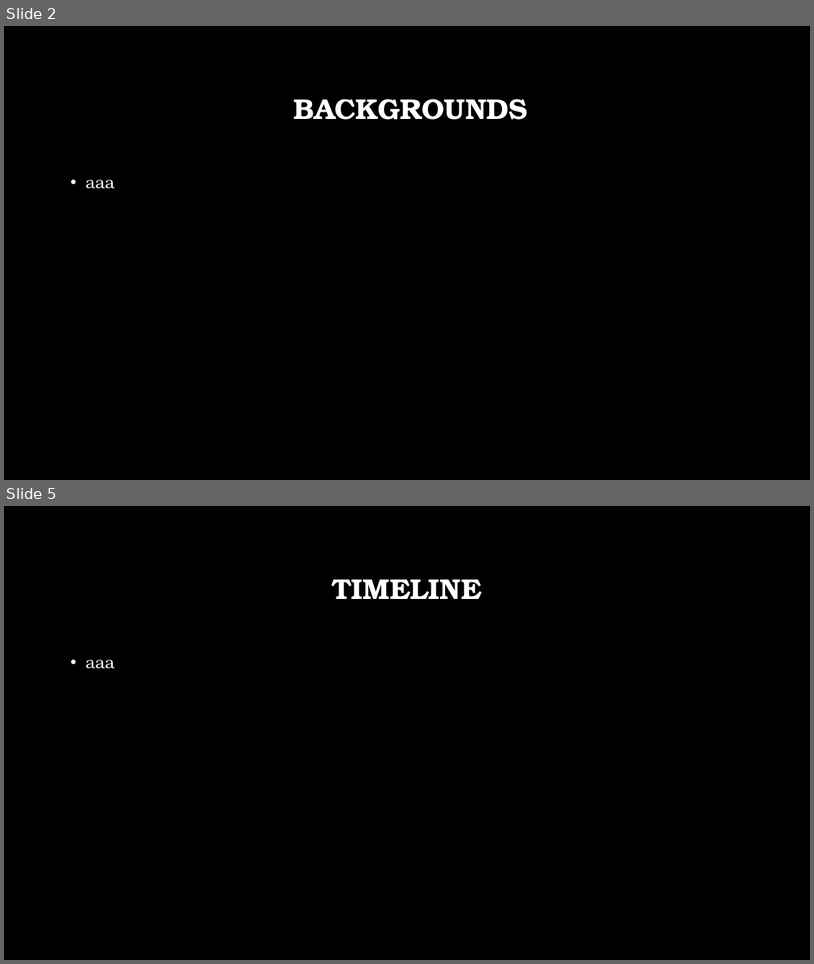
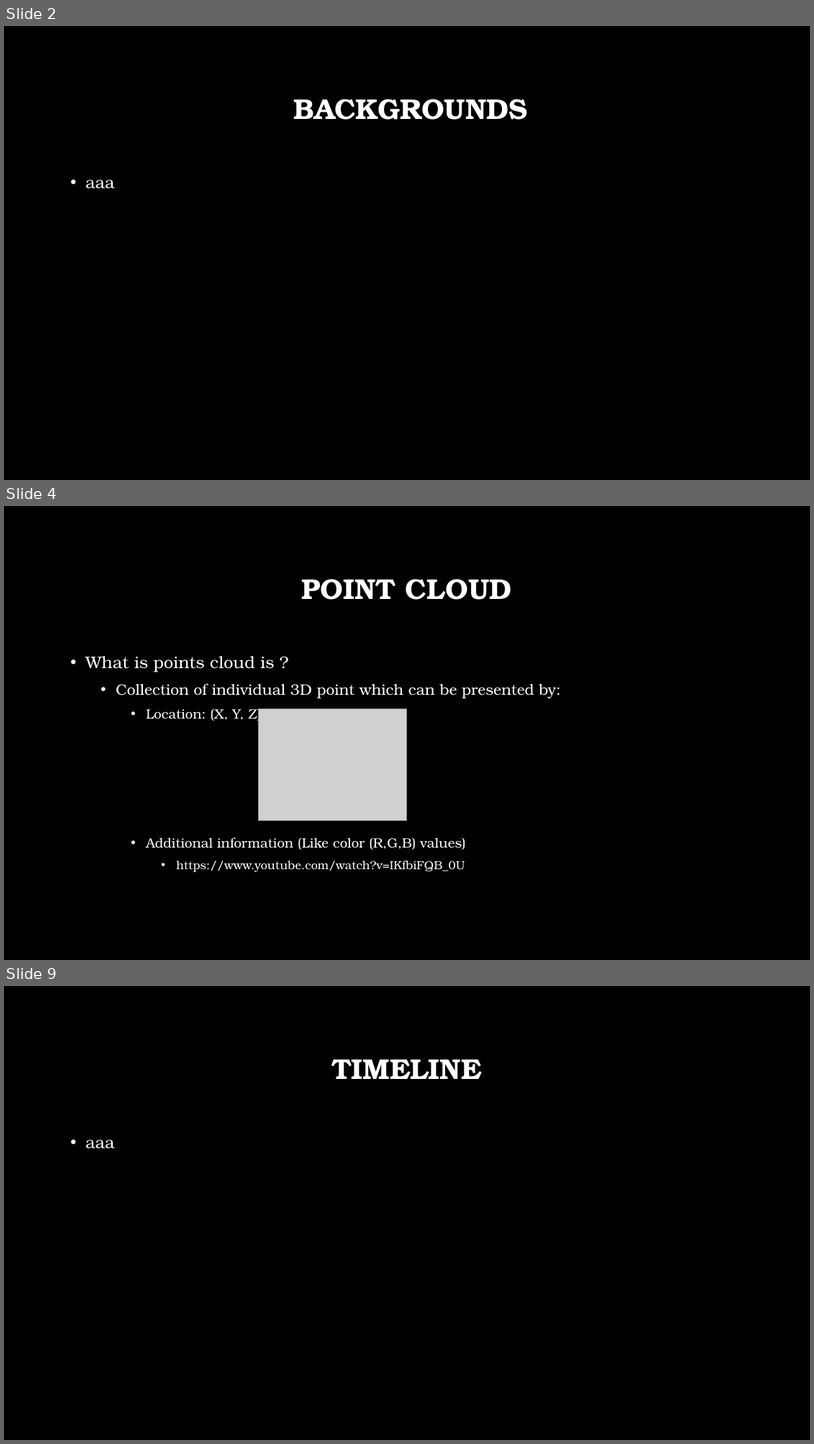
Before and after one commit to livneor207/helfcare, a slide deck: HW3/HC.pptx. Shown one above the other, each under a label of ours: slides 2 and 5 before the commit, slides 2, 4 and 9 after it; the slides between them are not shown. The pictures are 814x964 and 814x1444 pixels, drawn with LibreOffice and Linux fonts; fonts in the diff are those of the drawing; grey boxes stand for pictures; background and template pictures are left out. Boxes give left, top, right and bottom in pixels: in the first picture for what was removed or moved away, otherwise in the second. Text is boxed around its words. In the diff, an @@ line names an element or a change of style, - is before the commit and + after.

```diff
--- a/HW3/HC.pptx
+++ b/HW3/HC.pptx
@@ slide 4 added at (4, 506, 810, 960), background picture (left out) @@
@@ title added at (302, 579, 512, 600), 34 pt, text #FFFFFF, bold @@
+POINT CLOUD
@@ text added at (85, 656, 561, 872), 16 pt, text #FFFFFF @@
+• What is points cloud is ?
+  • Collection of individual 3D point which can be presented by:
+    • Location: (X, Y, Z)
+    • Additional information (Like color (R,G,B) values)
+      • https://www.youtube.com/watch?v=IKfbiFQB_0U
@@ picture added at (259, 709, 407, 821) @@
@@ what was slide 5 is now slide 9 @@
```
Also in this commit, not shown: 1 slide changed, 4 other slides added, 1 slide removed.
